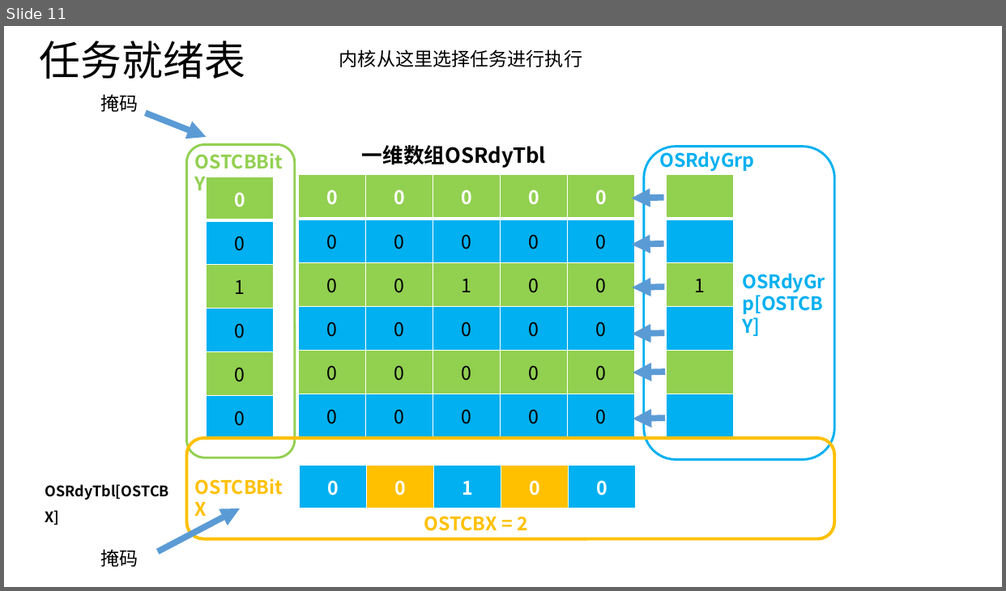
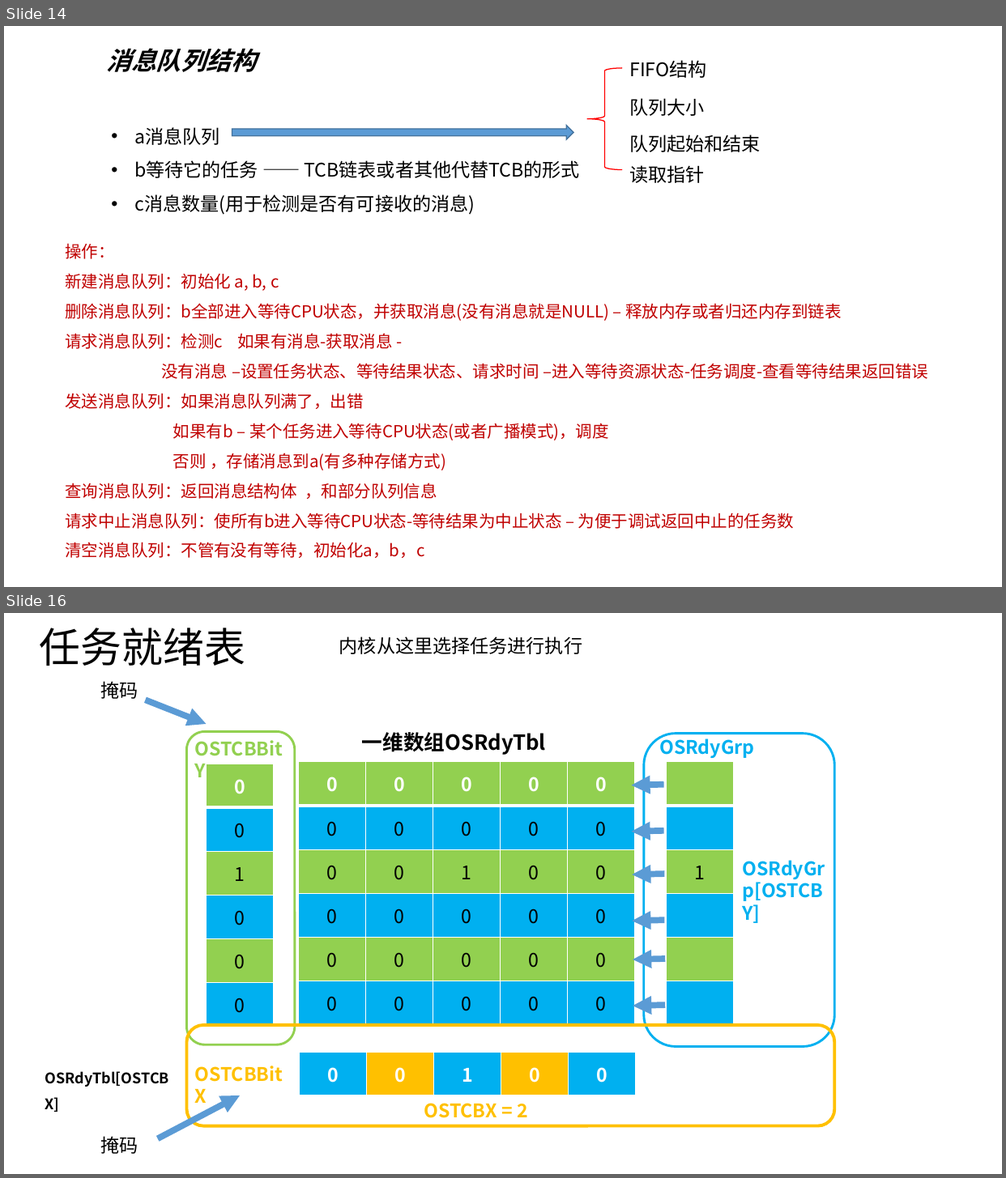
Before and after one commit to linghuix/UcosII-embedded-system, a slide deck: image/1.UCOS分析与深入解读.pptx. Shown one above the other, each under a label of ours: slide 11 before the commit, slides 14 and 16 after it; the slides between them are not shown. The pictures are 1006x591 and 1006x1178 pixels, drawn with LibreOffice and Linux fonts; fonts in the diff are those of the drawing. Boxes give left, top, right and bottom in pixels: in the first picture for what was removed or moved away, otherwise in the second. Text is boxed around its words. In the diff, an @@ line names an element or a change of style, - is before the commit and + after.

```diff
--- a/image/1.UCOS分析与深入解读.pptx
+++ b/image/1.UCOS分析与深入解读.pptx
@@ slide 14 added at (4,26,1002,587), background #FFFFFF @@
@@ text added at (106,48,256,72), 24 pt, text #000000, bold, italic @@
+消息队列结构
@@ group added at (134,60,761,215): 5 texts, 1 right arrow, 1 left brace @@
+• a消息队列
+• b等待它的任务 —— TCB链表或者其他代替TCB的形式
+• c消息数量(用于检测是否有可接收的消息)
+FIFO结构
+队列大小
+队列起始和结束
+读取指针
@@ text added at (65,243,928,558), 16 pt, text #C00000 @@
+操作：
+新建消息队列：初始化 a, b, c
+删除消息队列：b全部进入等待CPU状态，并获取消息(没有消息就是NULL) – 释放内存或者归还内存到链表
+请求消息队列：检测c 如果有消息-获取消息 -
+没有消息 –设置任务状态、等待结果状态、请求时间 –进入等待资源状态-任务调度-查看等待结果返回错误
+发送消息队列：如果消息队列满了，出错
+如果有b – 某个任务进入等待CPU状态(或者广播模式)，调度
+否则 ，存储消息到a(有多种存储方式)
+查询消息队列：返回消息结构体 ，和部分队列信息
+请求中止消息队列：使所有b进入等待CPU状态-等待结果为中止状态 – 为便于调试返回中止的任务数
+清空消息队列：不管有没有等待，初始化a，b，c
@@ what was slide 11 is now slide 16 @@
```
Also in this commit, not shown: 2 slides changed, 5 other slides added, 1 slide removed, 5 other files.
